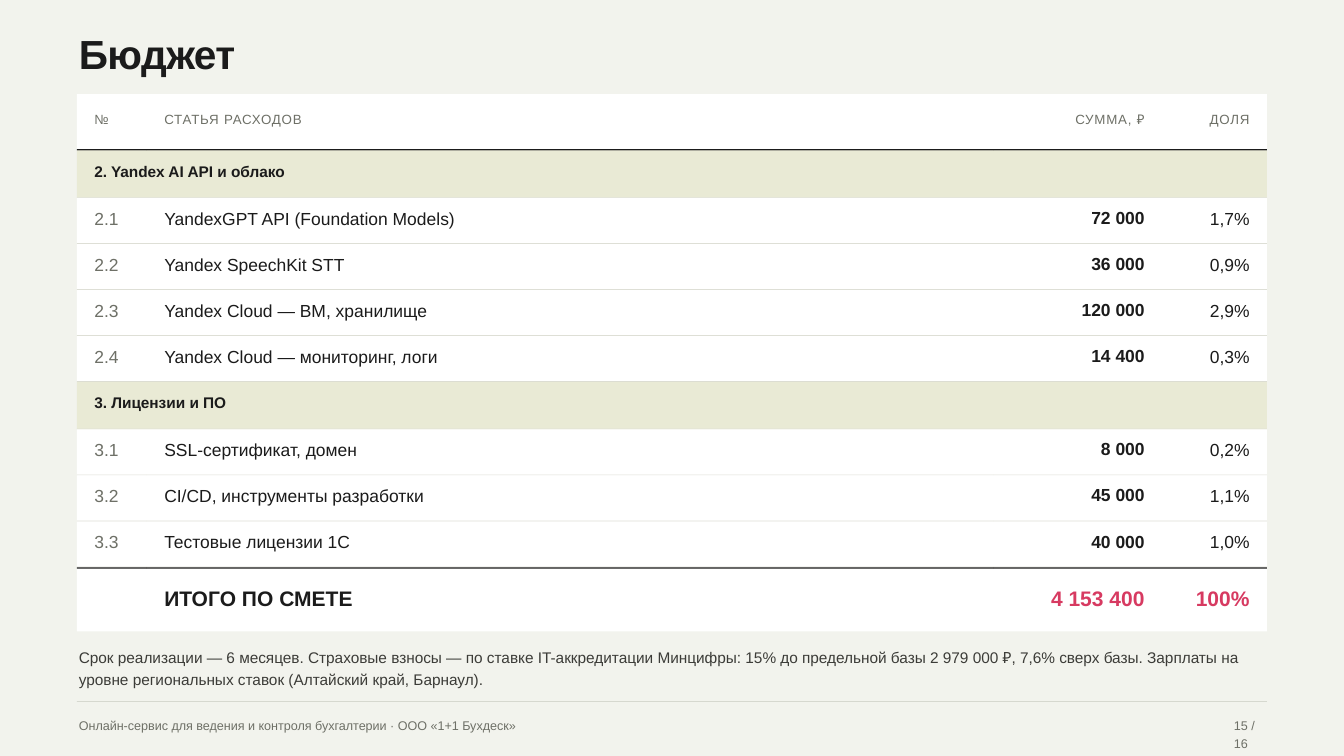
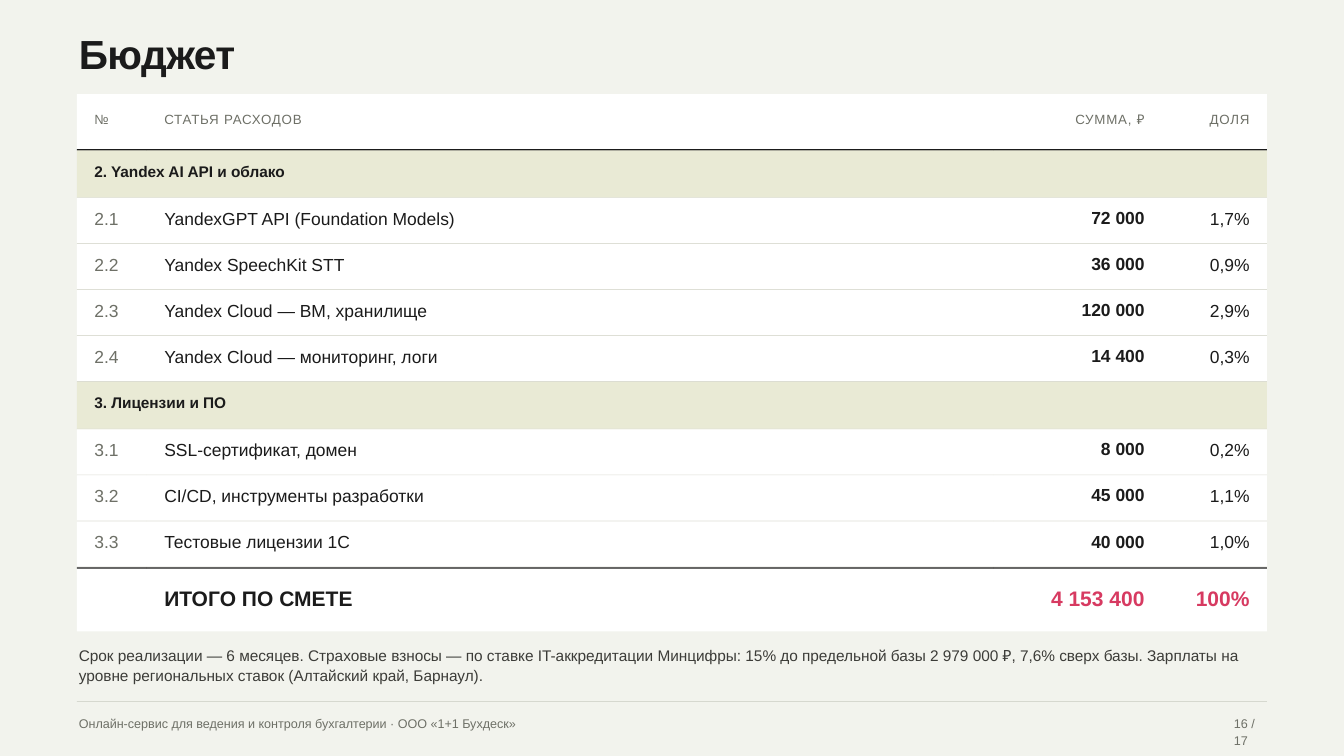
Before and after one commit to fagencymarketing-coder/Content, a slide deck: slide 16 of 05-content/prezentacii/grant-buhdesk/prezentaciya-grant-buhdesk-final.pptx (slide 15 before the commit). Drawn at 1344x756 pixels with LibreOffice and Linux fonts; fonts in the diff are those of the drawing. Boxes give left, top, right and bottom in pixels: in the first picture for what was removed or moved away, otherwise in the second. Text is boxed around its words. In the diff, an @@ line names an element or a change of style, - is before the commit and + after.

```diff
--- a/05-content/prezentacii/grant-buhdesk/prezentaciya-grant-buhdesk-final.pptx
+++ b/05-content/prezentacii/grant-buhdesk/prezentaciya-grant-buhdesk-final.pptx
@@ text "Срок реализации — 6 месяцев. ..." at [79,649,1238,684]: line spacing 1.2 to 1.1 @@
@@ text "Онлайн-сервис для ведения и контроля ..." at [79,718,516,731]: line spacing 1.18 to 1.08 @@
@@ text at [1234,719,1248,745]: text changed @@
-15 / 16
+16 / 17
```
Also in this commit, not shown: 15 other slides changed, 1 slide added, 1 other file.
